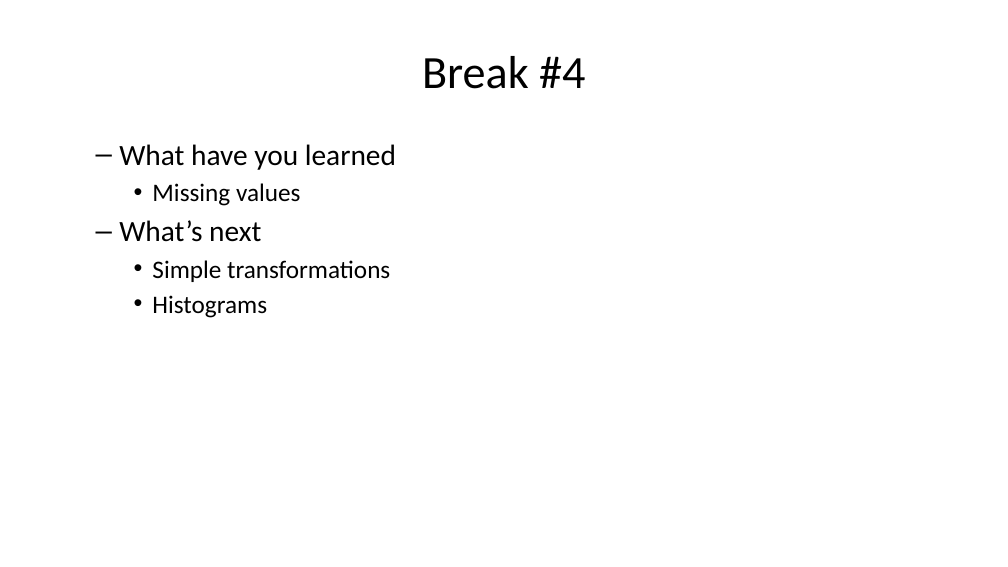
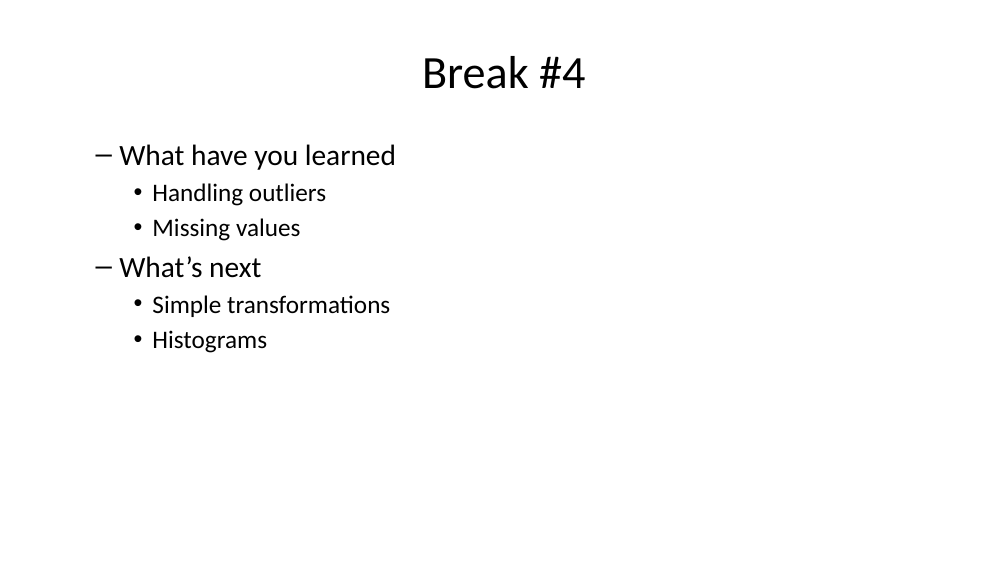
Before and after one commit to pmean/introduction-to-SAS, a slide deck: slide 46 of results/5507-02-simon-slides-and-speaker-notes.pptx (slide 43 before the commit). Drawn at 1008x567 pixels with LibreOffice and Linux fonts; fonts in the diff are those of the drawing. Boxes give left, top, right and bottom in pixels: in the first picture for what was removed or moved away, otherwise in the second. Text is boxed around its words. In the diff, an @@ line names an element or a change of style, - is before the commit and + after.

```diff
--- a/results/5507-02-simon-slides-and-speaker-notes.pptx
+++ b/results/5507-02-simon-slides-and-speaker-notes.pptx
@@ text at (152,183,326,206): paragraph added @@
+    • Handling outliers
```
Also in this commit, not shown: 4 other slides changed, 8 slides added, 3 slides removed, 3 other files.
